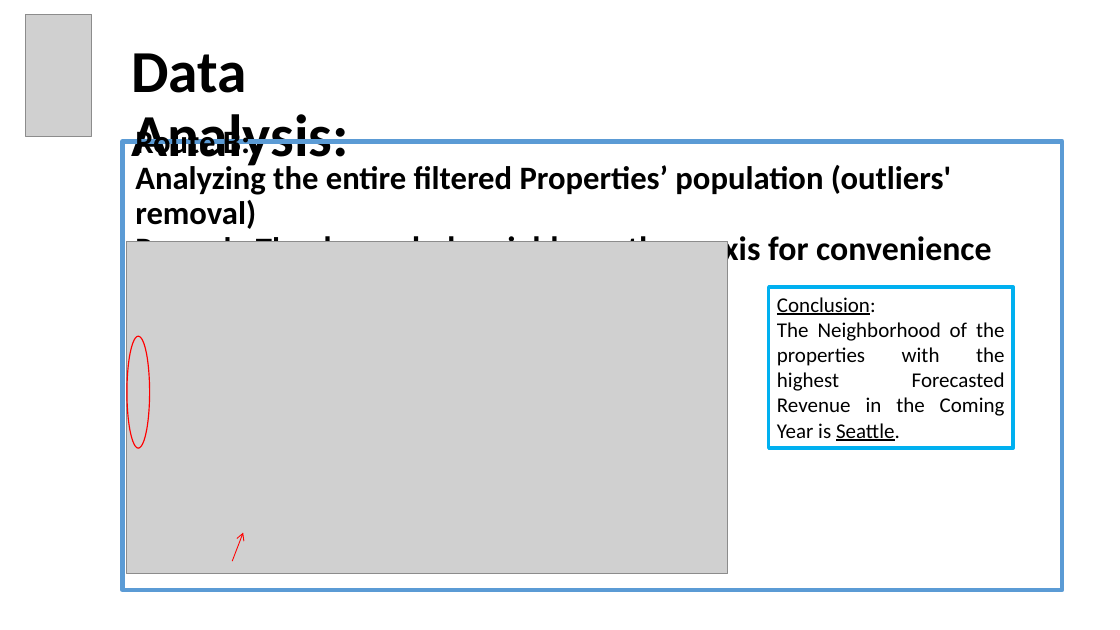
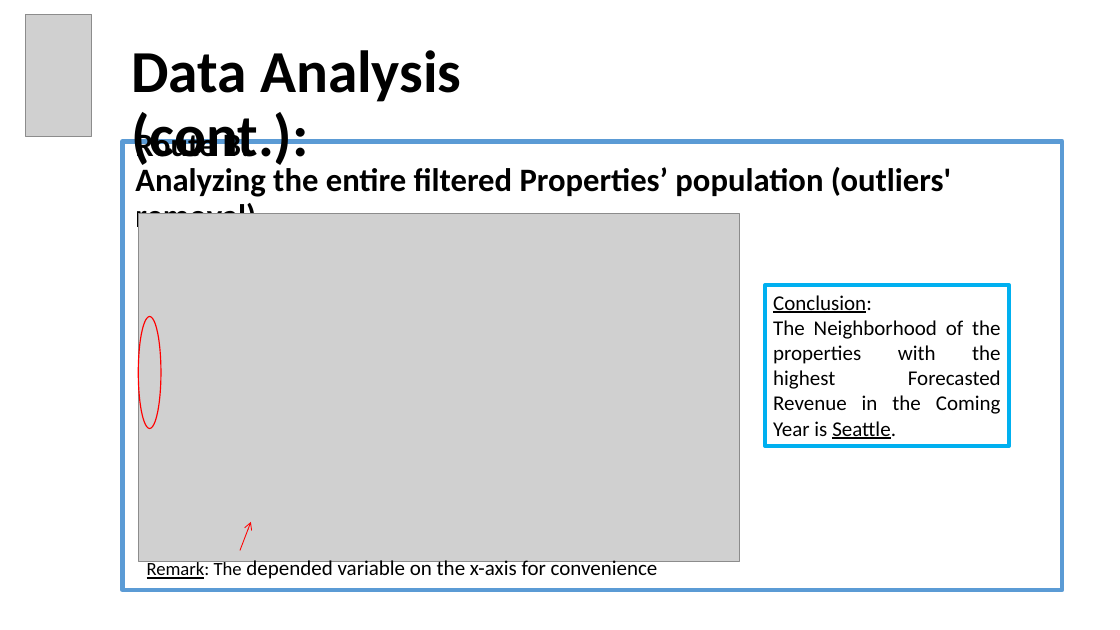
Before and after one commit to EyalVultz/Fianl-Project-Data-Analyst-Program-Hebrew-University-of-Jerusalem-Class-4-Group-2, a slide deck: slide 16 of Final Project Data Analyst Program Hebrew University of Jerusalem Class No. 4 Group 2.pptx. Drawn at 1120x630 pixels with LibreOffice and Linux fonts; fonts in the diff are those of the drawing; grey boxes stand for pictures. Boxes give left, top, right and bottom in pixels: in the first picture for what was removed or moved away, otherwise in the second. Text is boxed around its words. In the diff, an @@ line names an element or a change of style, - is before the commit and + after.

```diff
--- a/Final Project Data Analyst Program Hebrew University of Jerusalem Class No. 4 Group 2.pptx
+++ b/Final Project Data Analyst Program Hebrew University of Jerusalem Class No. 4 Group 2.pptx
@@ title at bbox=[131, 50, 462, 171]: text changed @@
-Data Analysis:
+Data Analysis (cont.):
@@ text at bbox=[135, 233, 991, 269]: paragraph removed @@
-Remark: The depended variable on the x-axis for convenience
@@ picture: place and size @@
-picture at bbox=[127, 242, 728, 574]
+picture at bbox=[139, 213, 740, 561]
@@ rectangle "Conclusion:": place and size @@
-rectangle "Conclusion:" at bbox=[769, 287, 1013, 449]
+rectangle "Conclusion:" at bbox=[765, 285, 1010, 446]
@@ ellipse: place and size @@
-ellipse at bbox=[127, 336, 150, 448]
+ellipse at bbox=[139, 317, 161, 429]
@@ arrow moved from (232, 561) - (243, 533) to (240, 550) - (251, 522) @@
@@ text added at bbox=[147, 558, 658, 579], 18 pt, text #000000 @@
+Remark: The depended variable on the x-axis for convenience
```
Also in this commit, not shown: 11 other slides changed.
